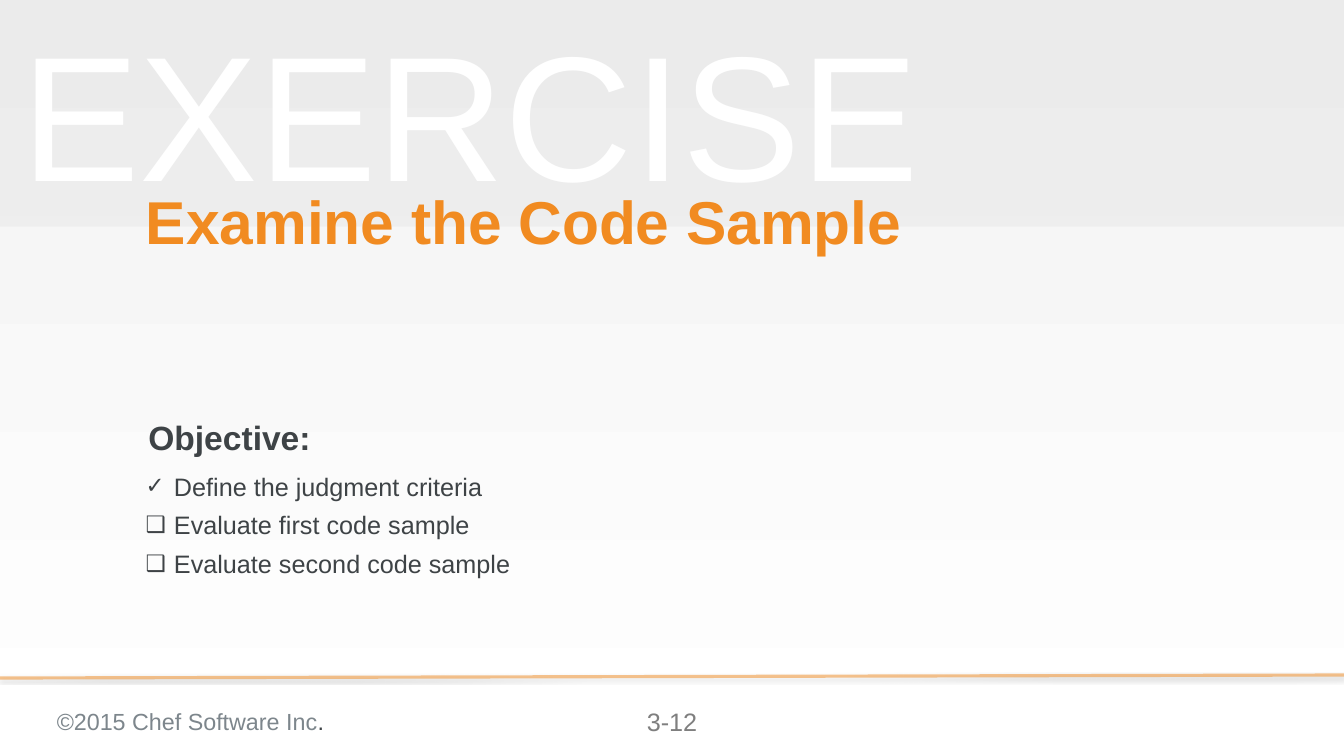
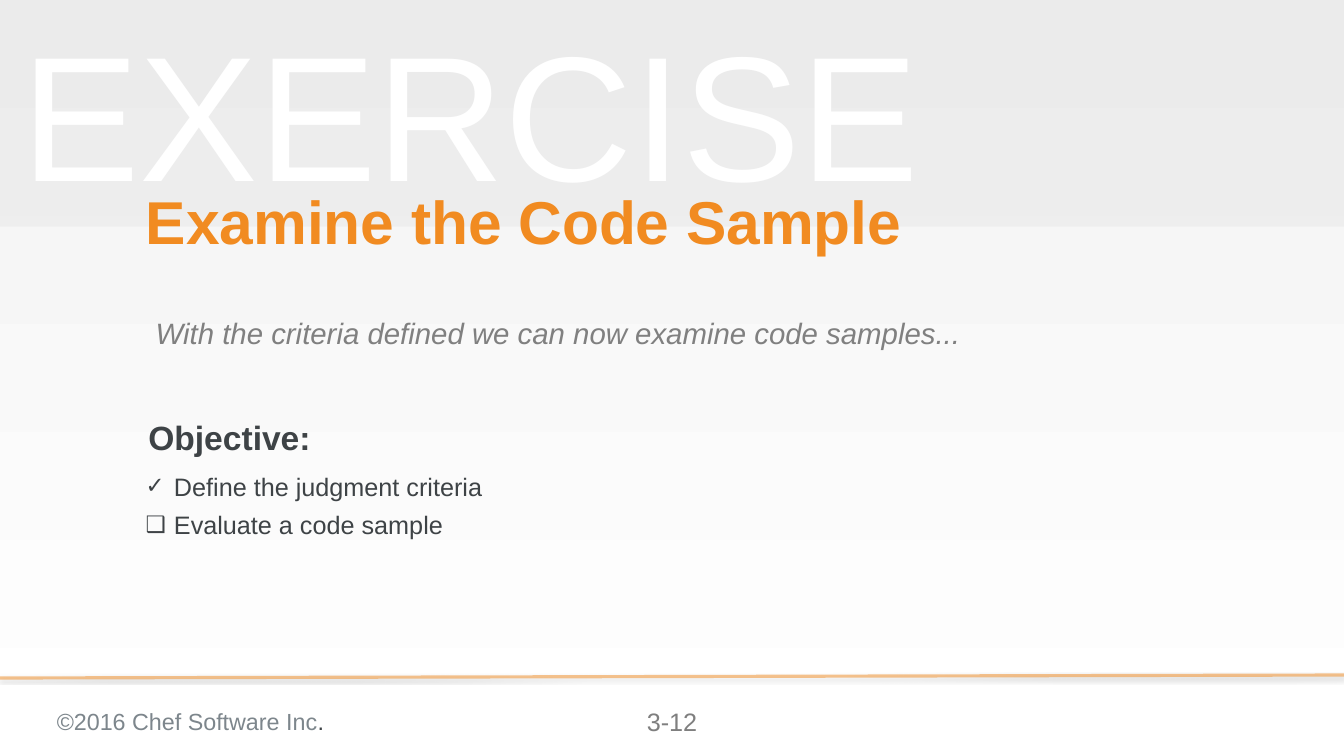
Before and after one commit to chef-training/extending_cookbooks, a slide deck: slide 12 of 03-why_use_custom_resources.pptx. Drawn at 1344x756 pixels with LibreOffice and Linux fonts; fonts in the diff are those of the drawing; background and template pictures are left out. Boxes give left, top, right and bottom in pixels: in the first picture for what was removed or moved away, otherwise in the second. Text is boxed around its words. In the diff, an @@ line names an element or a change of style, - is before the commit and + after.

Commit message:
Updates to Module 03
* Refines the slides that outline the evaluation criteria
* Changes the code to only evaluate a single code sample

```diff
--- a/03-why_use_custom_resources.pptx
+++ b/03-why_use_custom_resources.pptx
@@ text added at (x1=156, y1=322, x2=960, y2=350), 28 pt, text #808080, italic @@
+With the criteria defined we can now examine code samples...
@@ text at (x1=174, y1=515, x2=443, y2=540): text changed @@
-❑ Evaluate first code sample
-❑ Evaluate second code sample
+❑ Evaluate a code sample
@@ text at (x1=57, y1=713, x2=324, y2=730): text changed @@
-©2015 Chef Software Inc.
+©2016 Chef Software Inc.
```
Also in this commit, not shown: 10 other slides changed, 10 slides added, 7 slides removed.
